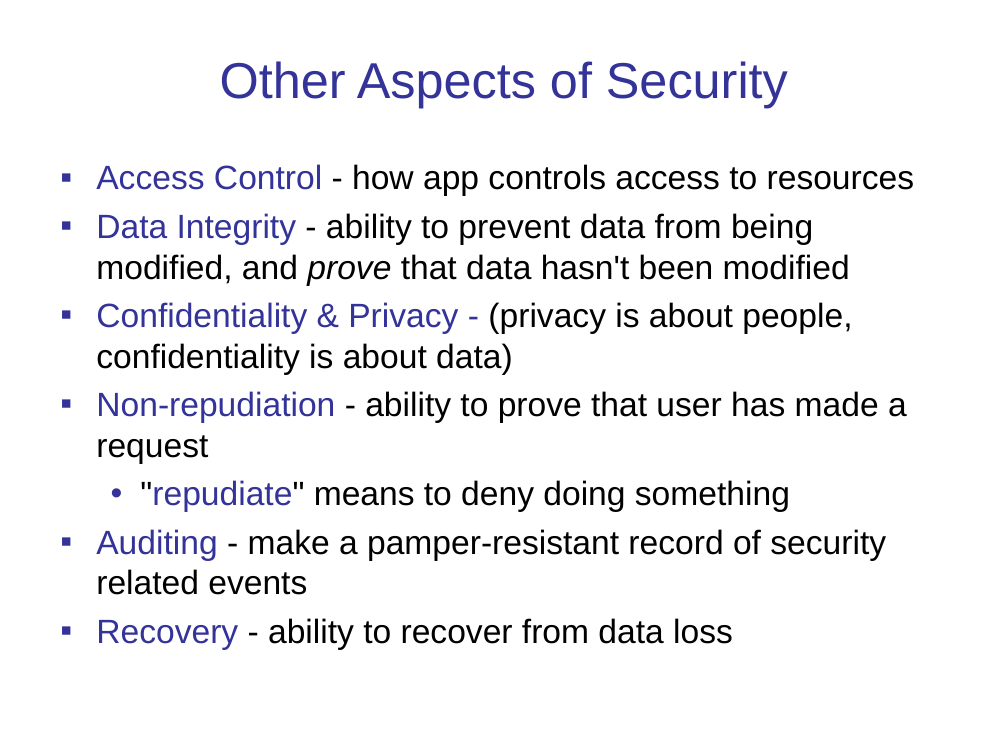
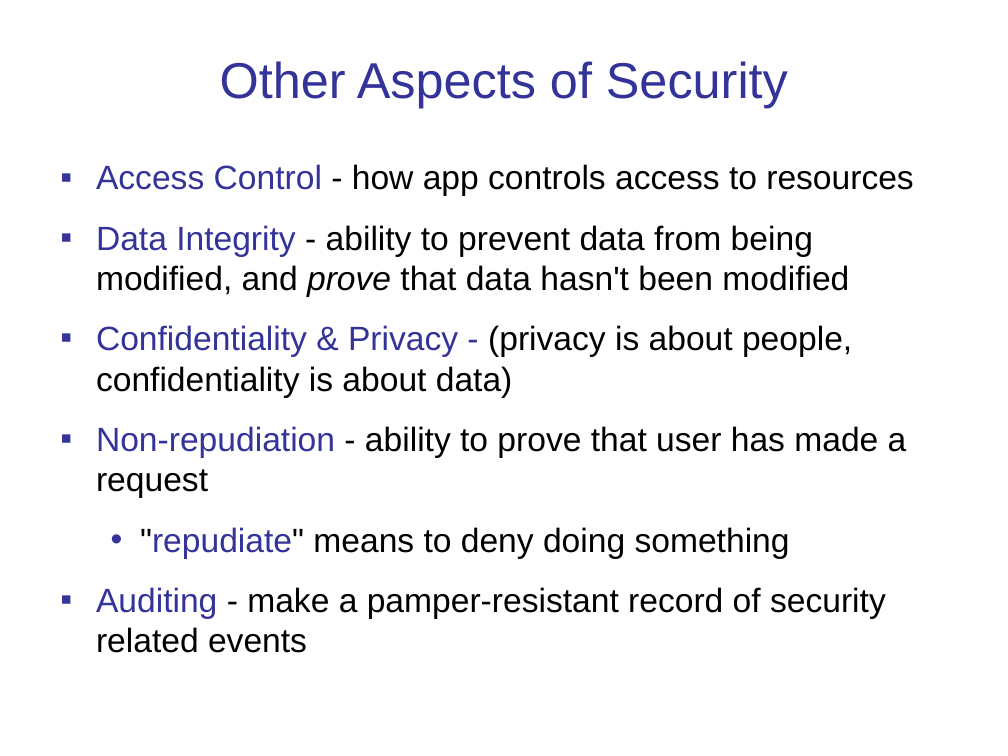
Before and after one commit to cpske/ISP, a slide deck: slide 3 of authentication/Authentication-and-Authorization.ppt. Drawn at 1008x756 pixels with LibreOffice and Linux fonts; fonts in the diff are those of the drawing. Boxes give left, top, right and bottom in pixels: in the first picture for what was removed or moved away, otherwise in the second. Text is boxed around its words. In the diff, an @@ line names an element or a change of style, - is before the commit and + after.

```diff
--- a/authentication/Authentication-and-Authorization.ppt
+++ b/authentication/Authentication-and-Authorization.ppt
@@ text "Access Control - how app ..." at (96,164,913,653): indent changed; more space between paragraphs @@
@@ text at (96,618,733,650): paragraph removed @@
-▪ Recovery - ability to recover from data loss
```
Also in this commit, not shown: 5 other slides changed, 13 slides added, 12 other files.
